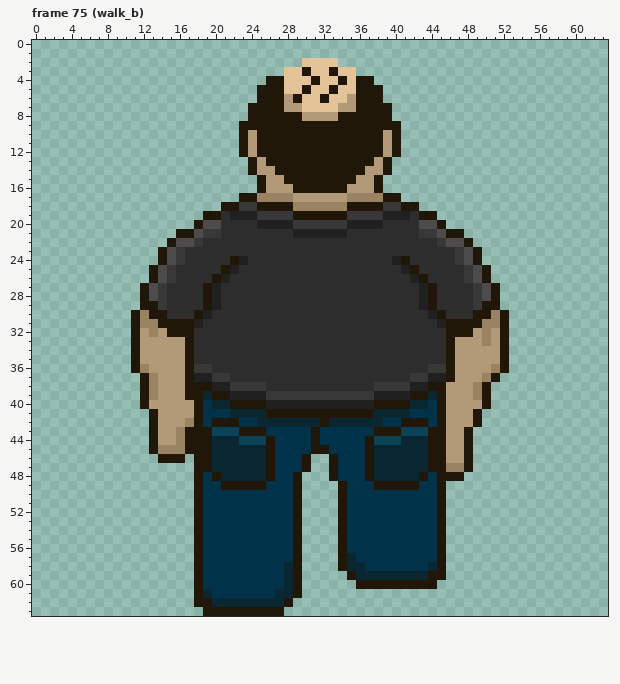
One commit to this pixel-art file: godot/Projeto 1 -/arquivos/aseprite/Carlao/carlao - Copia.aseprite. Above is the file before it was changed.
64x64 pixels, 112 frames. Colours within 5 levels of each other are drawn and written as one. Shown: frame 75 (walk_b). The commit also changed other frames, which this record leaves out.
After:
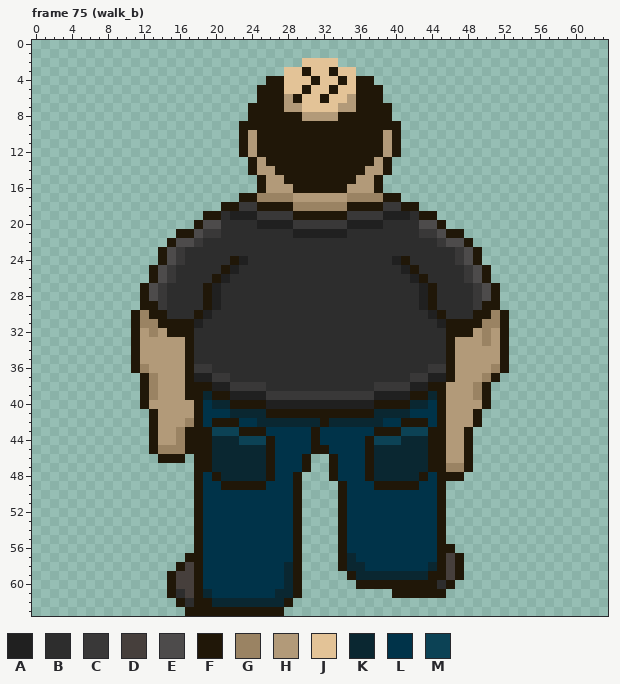
Palette (. is transparent): A #202020  B #2d2d2d  C #393838  D #463f3c  E #4d4b4b  F #201708  G #9a8363  H #b29a79  J #e3c397  K #0a2731  L #003349  M #0c4255
The edit:
layer "feet Copy" added
--- frame 75 (walk_b), layer "feet Copy"
@@ x 13..49 @@
 55 .....FLLLLLLLLLLF....FLLLLLLLLLLF....
-56 .....FLLLLLLLLLLF....FLLLLLLLLLLF....
-57 .....FLLLLLLLLLLF....FKLLLLLLLLLF....
-58 .....FLLLLLLLLLKF....FKKLLLLLLLKF....
-59 .....FLLLLLLLLLKF.....FKKKKKKKKFF....
-60 .....FLLLLLLLLLKF......FFFFFFFFF.....
-61 .....FKLLLLLLLKKF....................
-62 .....FFKKKKKKKKF.....................
-63 ......FFFFFFFFF......................
+56 .....FLLLLLLLLLLF....FLLLLLLLLLLFF...
+57 ....FFLLLLLLLLLLF....FKLLLLLLLLLFDF..
+58 ...FDFLLLLLLLLLKF....FKKLLLLLLLKFDF..
+59 ..FDDFLLLLLLLLLKF.....FKKKKKKKKFFDF..
+60 ..FDDFLLLLLLLLLKF......FFFFFFFFFBF...
+61 ..FBDFKLLLLLLLKKF..........FFFFFF....
+62 ...FBFFKKKKKKKKF.....................
+63 ....FFFFFFFFFFF......................
